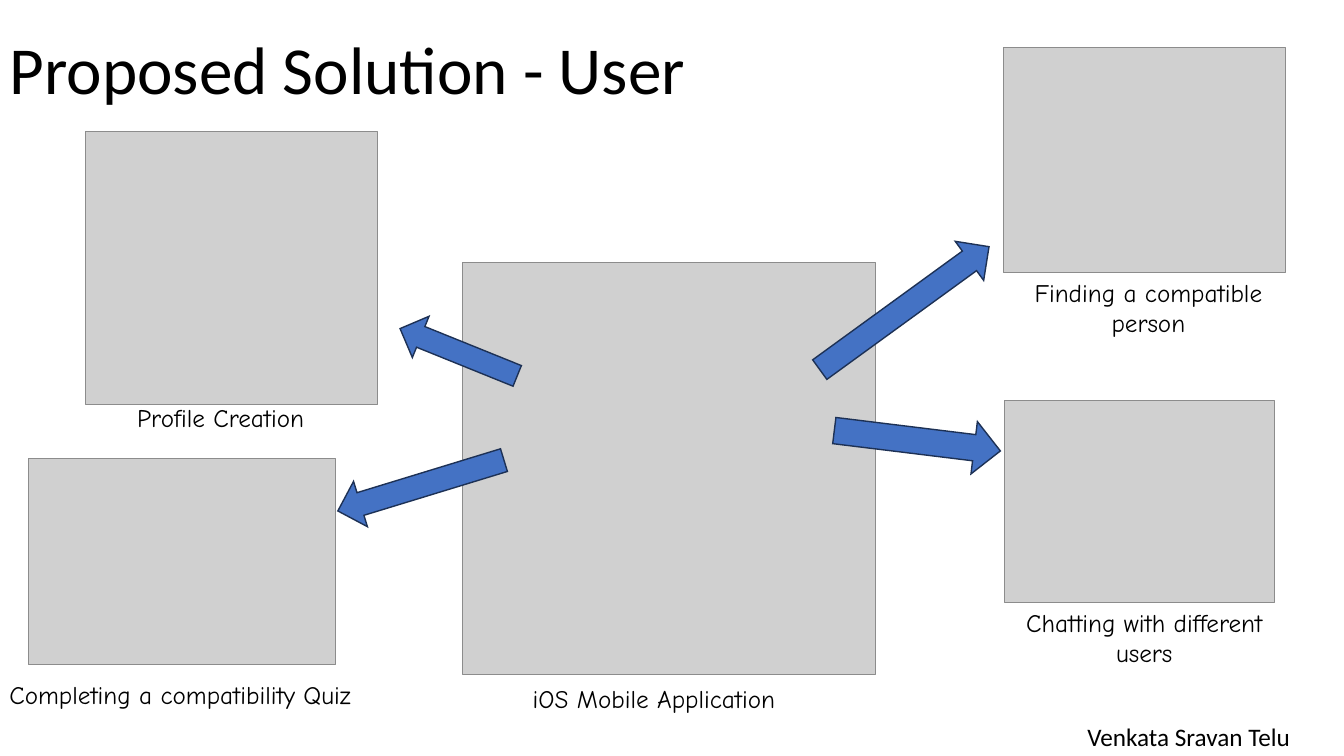
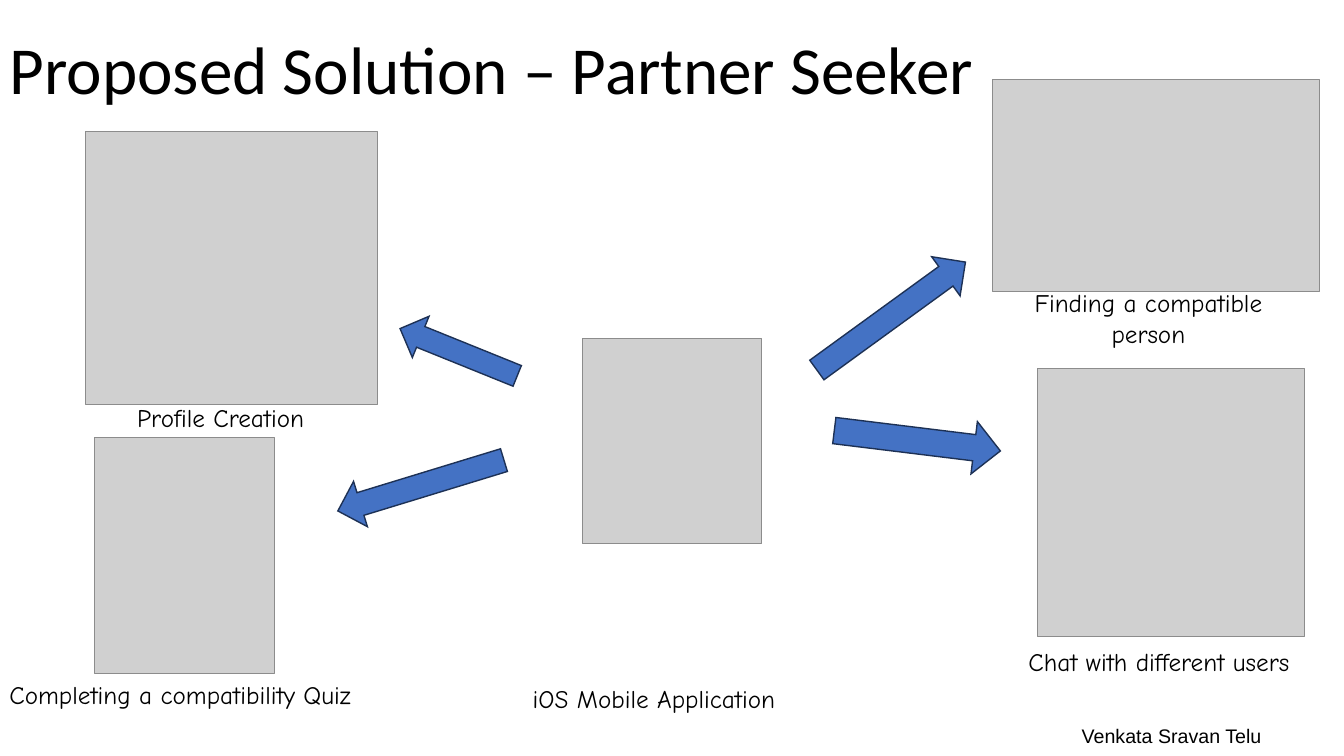
Before and after one commit to JyothsnaCh0831/SoulSwipe, a slide deck: slide 4 of SoulSwipe.pptx. Drawn at 1344x756 pixels with LibreOffice and Linux fonts; fonts in the diff are those of the drawing; grey boxes stand for pictures. Boxes give left, top, right and bottom in pixels: in the first picture for what was removed or moved away, otherwise in the second. Text is boxed around its words. In the diff, an @@ line names an element or a change of style, - is before the commit and + after.

```diff
--- a/SoulSwipe.pptx
+++ b/SoulSwipe.pptx
@@ title at bbox=[10, 47, 973, 105]: text changed @@
-Proposed Solution - User
+Proposed Solution – Partner Seeker
@@ picture: place and size @@
-picture at bbox=[1003, 47, 1286, 273]
+picture at bbox=[993, 80, 1320, 291]
@@ right arrow: place and size @@
-right arrow at bbox=[806, 227, 1004, 390]
+right arrow at bbox=[803, 243, 980, 390]
@@ text "Finding a compatible person" rewrapped from bbox=[1035, 284, 1262, 337] to bbox=[1035, 291, 1262, 348] @@
@@ picture: place and size @@
-picture at bbox=[463, 263, 876, 675]
+picture at bbox=[583, 339, 762, 544]
@@ picture: place and size @@
-picture at bbox=[1005, 400, 1275, 602]
+picture at bbox=[1038, 369, 1306, 636]
@@ picture: place and size @@
-picture at bbox=[28, 459, 336, 665]
+picture at bbox=[95, 439, 275, 674]
@@ text at bbox=[1028, 653, 1289, 672]: text changed @@
-Chatting with different users
+Chat with different users
@@ text "Venkata Sravan Telu" at bbox=[1082, 728, 1261, 744]: size 18 to 14 pt, font Calibri to Arial @@
```
Also in this commit, not shown: 9 other slides changed, 8 slides added, 5 slides removed.
